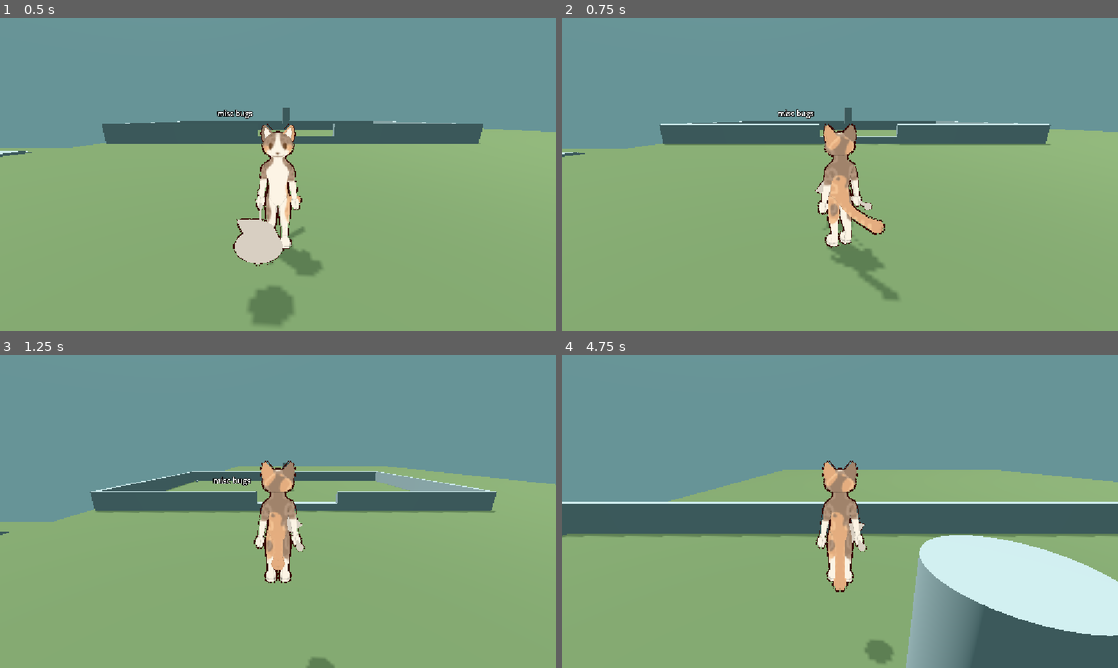
Above: before the commit, frames 1-4 (two rows, left to right).
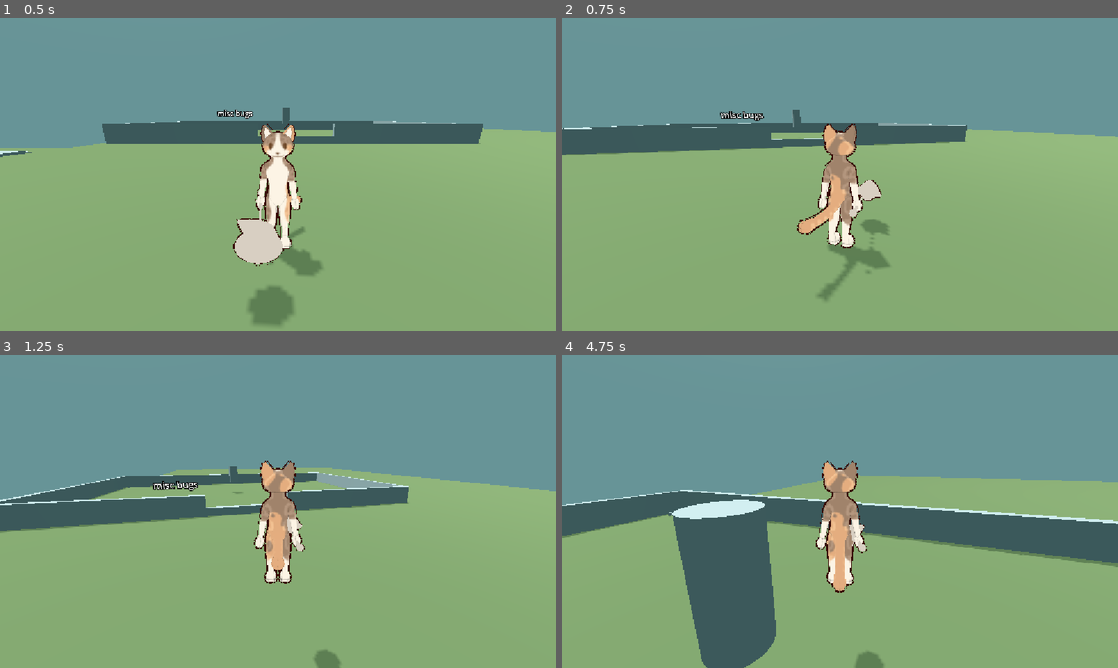
Above: after the commit, the same moments.

Repository: LaurenZeigler/Bug-Catcher
Game: Godot game, scene res://assets/_Scenes/Prototyping/Playground.tscn
Same seed, same stepped clock (60 frames per second), same inputs: the game is played once before the commit and once after it.
Inputs (mouse positions are in pixels of both pictures, inside the frame that each line leads up to):
- Up to frame 1 (0.5 s): no input
- Up to frame 2 (0.75 s): move the mouse to (867, 174) at 0.52 s; hold W (move_up) from 0.53 s (still down); hold Ctrl (sneak) from 0.53 s (still down)
- Up to frame 3 (1.25 s): keep holding W (move_up); keep holding Ctrl (sneak); tap Space (jump) at 0.77 s
- Up to frame 4 (4.75 s): keep holding W (move_up); move the mouse to (812, 511) at 1.27 s; release Ctrl (sneak) at 1.28 s; tap Shift (sprint) at 1.35 s; tap Space (jump) at 1.52, 3.02, 3.77, 4.52 s; move the mouse to (851, 505) at 2.02 s; hold E (use_tool) 2.03-2.78 s; move the mouse to (834, 517) at 2.77 s; tap Ctrl (sneak) at 2.85 s; move the mouse to (878, 514) at 3.52 s; hold Shift (sprint) 3.53-4.28 s; move the mouse to (795, 508) at 4.27 s; tap E (use_tool) at 4.35 s

Frame 1 is identical in both runs. In frame 2, 7.1% of the frame differs, in the area x 0-100%, y 28-91%; in frame 3, 9.1%; in frame 4, 29%, in the area x 0-100%, y 33-100%.

Commit message:
Created popups for item names

Diff:
--- a/bugc/assets/MainCharacter/Inventory/iFunction/Play_Menu.tscn
+++ b/bugc/assets/MainCharacter/Inventory/iFunction/Play_Menu.tscn
@@ -6,6 +6,7 @@
 [ext_resource type="PackedScene" uid="uid://dtyq3a5a6dwvv" path="res://assets/MainCharacter/Inventory/iFunction/Slots.tscn" id="3_xwofu"]
 [ext_resource type="Texture2D" uid="uid://qp5mldwr30g4" path="res://assets/MainCharacter/Inventory/iFunction/iImages/TempSlot/BGGuidbook.png" id="5_vcthq"]
 [ext_resource type="Texture2D" uid="uid://dksqagwhx5spc" path="res://assets/MainCharacter/Inventory/iFunction/iImages/TempSlot/BGSettings.png" id="6_new55"]
+[ext_resource type="PackedScene" uid="uid://bweg7s45c3aii" path="res://assets/MainCharacter/Inventory/iFunction/Popups.tscn" id="7_3fjay"]
 
 [sub_resource type="StyleBoxFlat" id="StyleBoxFlat_3ct0f"]
 bg_color = Color(0, 0, 0, 1)
@@ -462,6 +463,26 @@
 theme_override_styles/normal = SubResource("StyleBoxEmpty_rb531")
 text = "MAP"
 
+[node name="Popups" parent="TAB_menu" unique_id=526934980 instance=ExtResource("7_3fjay")]
+
+[node name="UI2" type="CanvasLayer" parent="TAB_menu/Popups" unique_id=1050364625]
+
+[node name="ItemNamePopup2" type="PopupPanel" parent="TAB_menu/Popups" unique_id=485266250]
+unique_name_in_owner = true
+oversampling_override = 1.0
+position = Vector2i(526, 274)
+size = Vector2i(100, 31)
+
+[node name="VBoxContainer" type="VBoxContainer" parent="TAB_menu/Popups/ItemNamePopup2" unique_id=622070478]
+offset_left = 4.0
+offset_top = 4.0
+offset_right = 96.0
+offset_bottom = 27.0
+
+[node name="ItemName" type="Label" parent="TAB_menu/Popups/ItemNamePopup2/VBoxContainer" unique_id=334962354]
+layout_mode = 2
+text = "Name"
+
 [connection signal="pressed" from="ESC_menu/Control/Panel/ContinueBtn" to="." method="_on_continue_btn_pressed"]
 [connection signal="pressed" from="ESC_menu/Control/Panel/ExitBtn" to="." method="_on_exit_btn_pressed"]
 [connection signal="pressed" from="TAB_menu/UI_Inventory/ToolsBtn" to="." method="_on_tools_btn_pressed"]
--- a/bugc/assets/MainCharacter/Inventory/iFunction/Play_Menu_Handler.gd
+++ b/bugc/assets/MainCharacter/Inventory/iFunction/Play_Menu_Handler.gd
@@ -2,7 +2,6 @@
 
 @onready var tool_inventory_grid = $TAB_menu/UI_Inventory/UI_Tools/GridContainer
 @onready var bug_inventory_grid = $TAB_menu/UI_Inventory/UI_Bugs/GridContainer2
-@onready var name_label = $TAB_menu/UI_Inventory/UI_ItemName/ItemName
 @onready var ESC_menu = $ESC_menu
 
 ## Overall inventory menus are handled under TAB_menu
@@ -32,9 +31,6 @@
 	for child in bug_inventory_grid.get_children():
 		var data = BugGlobalInv.inventory[child.name]
 		child.set_bug_slot(data)
-
-func tooltip_setup(item_name: String) -> void:
-	name_label.text = item_name
 
 func _process(delta: float) -> void:
 	if Input.is_action_just_pressed("menu_esc"):
--- a/bugc/assets/MainCharacter/Inventory/iFunction/Popups.tscn
+++ b/bugc/assets/MainCharacter/Inventory/iFunction/Popups.tscn
@@ -3,6 +3,7 @@
 [ext_resource type="Script" uid="uid://co4y4nqedyxn2" path="res://assets/MainCharacter/Inventory/iFunction/popups.gd" id="1_65bxa"]
 
 [node name="Popups" type="Control" unique_id=526934980]
+visible = false
 layout_mode = 3
 anchors_preset = 15
 anchor_right = 1.0
--- a/bugc/assets/MainCharacter/Inventory/iFunction/Slot.gd
+++ b/bugc/assets/MainCharacter/Inventory/iFunction/Slot.gd
@@ -62,7 +62,7 @@
 	if item_data == null:
 		return
 
-	Popups.ItemPopup(Rect2i(Vector2i(global_position), Vector2i(size)), null)
+	Popups.ItemPopup(Rect2i(Vector2i(global_position), Vector2i(size)), item_data)
 
 func _on_mouse_exited() -> void:
 	Popups.HideNamePopup()
--- a/bugc/assets/MainCharacter/Inventory/iFunction/popups.gd
+++ b/bugc/assets/MainCharacter/Inventory/iFunction/popups.gd
@@ -1,4 +1,5 @@
 extends Control
+@onready var itemLabel = $ItemNamePopup2/VBoxContainer/ItemName
 
 func ItemPopup(slot: Rect2i, item):
 	var mouse_pos = get_viewport().get_mouse_position()
@@ -11,6 +12,7 @@
 		correction = -Vector2i(%ItemNamePopup.size.x + padding, 0)
 
 	%ItemNamePopup.popup(Rect2i(slot.position + correction, %ItemNamePopup.size))
+	itemLabel.text = str(item.item_name)
 
 func HideNamePopup():
 	%ItemNamePopup.hide()
